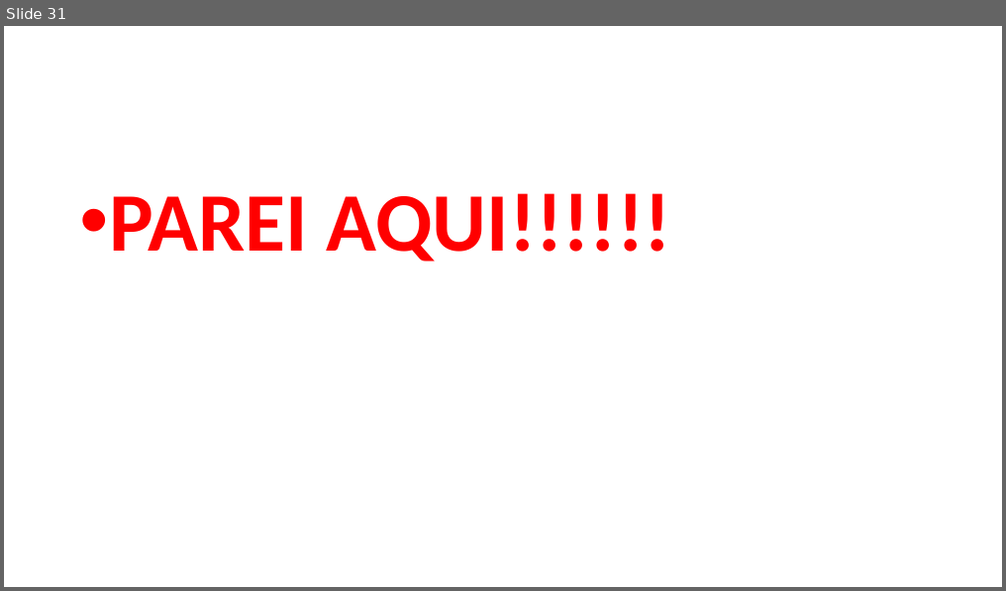
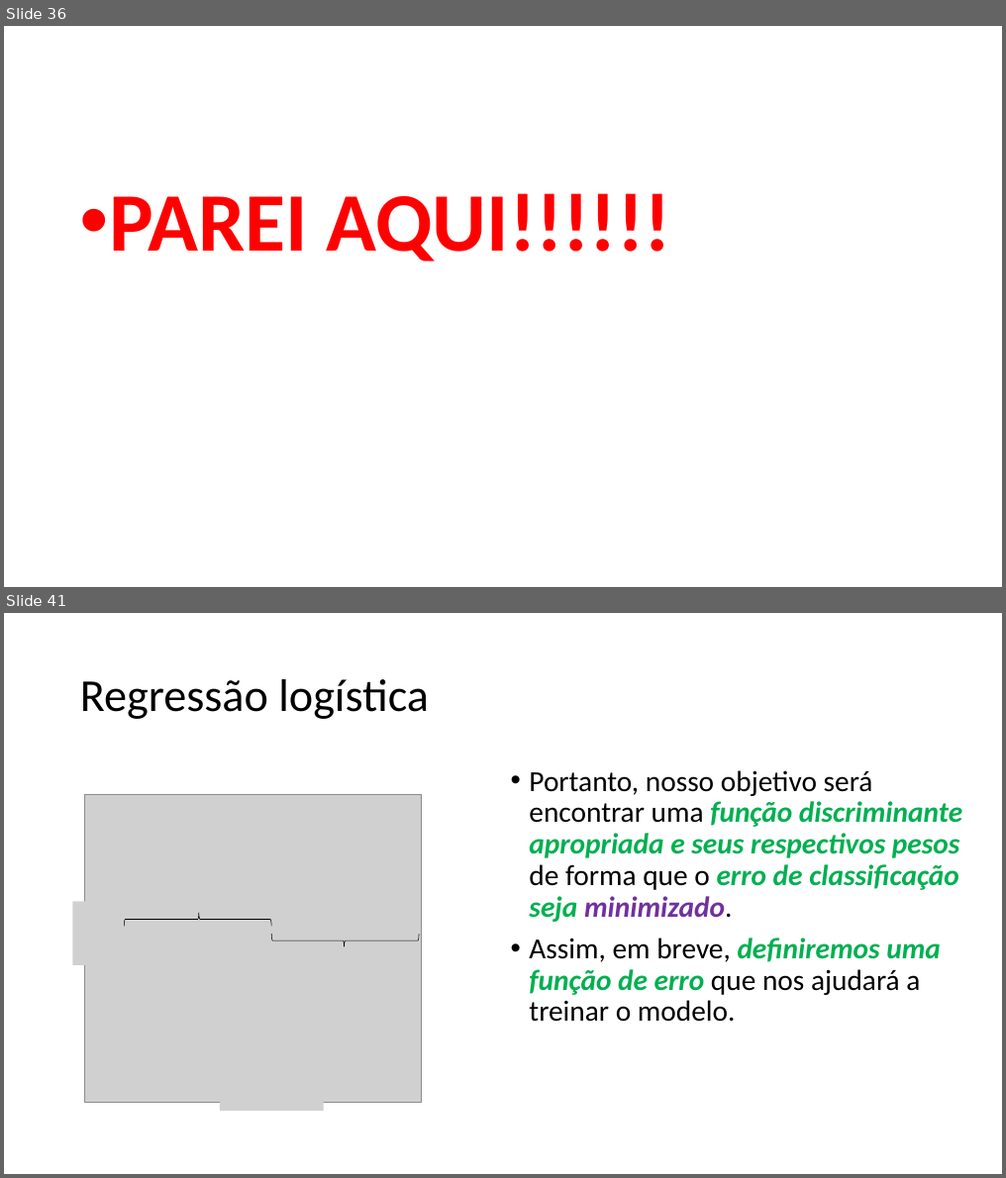
Before and after one commit to zz4fap/c24_inteligencia_artificial, a slide deck: slides/C24_Classificação.pptx. Shown one above the other, each under a label of ours: slide 31 before the commit, slides 36 and 41 after it; the slides between them are not shown. The pictures are 1006x591 and 1006x1178 pixels, drawn with LibreOffice and Linux fonts; fonts in the diff are those of the drawing; grey boxes stand for pictures. Boxes give left, top, right and bottom in pixels: in the first picture for what was removed or moved away, otherwise in the second. Text is boxed around its words. In the diff, an @@ line names an element or a change of style, - is before the commit and + after.

```diff
--- a/slides/C24_Classificação.pptx
+++ b/slides/C24_Classificação.pptx
@@ slide 41 added at [4,613,1002,1174], background #FFFFFF @@
@@ title added at [80,679,429,719], 44 pt, text #000000 @@
+Regressão logística
@@ text added at [529,770,962,1022], 28 pt, text #00B050, bold, italic @@
+• Portanto, nosso objetivo será encontrar uma função discriminante apropriada e seus respectivos pesos de forma que o erro de classificação seja minimizado.
+• Assim, em breve, definiremos uma função de erro que nos ajudará a treinar o modelo.
@@ group added at [72,794,422,1111]: 5 pictures, 2 right braces @@
@@ what was slide 31 is now slide 36 @@
```
Also in this commit, not shown: 32 other slides added.
